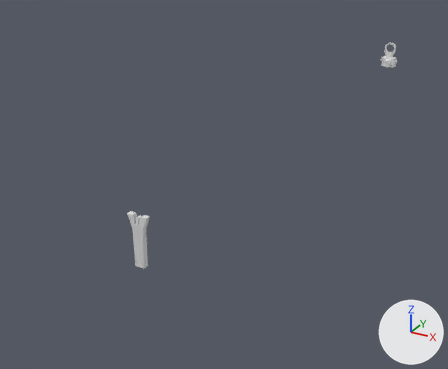
An edit to the FBX model Assets/6v6Shooter/Meshes/Weapons/Primary Weapons/SR/[Sniper rifle] DSR - 50/Sight - Default (DSR - 50).fbx, drawn before and after from the same camera.
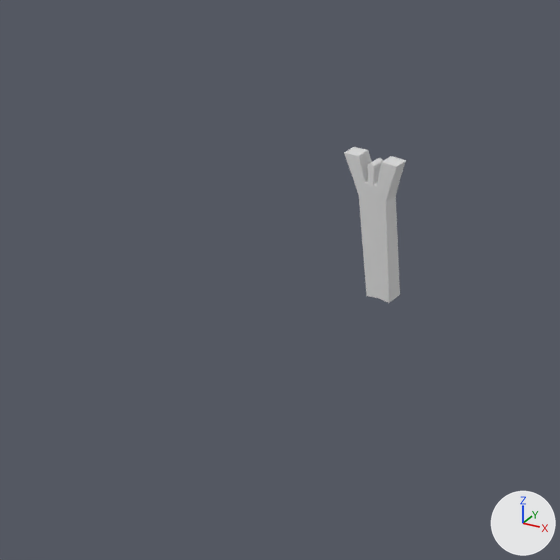
Each version is shown whole from a 50 mm camera at (0.212, -0.718, 0.194) aimed at (-0.048, -0.245, -0.043), then close up on the part from 0% to 46% of the width and 43% to 99% of the height. Arrows for +X, +Y and +Z are at lower right; the lights stay in place. Where no turn or scale is listed for an object, it has been applied to the vertices.

The older version as bpy lines, for what is in view:
```python
me_sight___default__dsr___50 = bpy.data.meshes.new('Sight - Default (DSR - 50)')
me_sight___default__dsr___50.from_pydata(...)  # 251 vertices, 247 faces; spans x -0.012..0.012, y -0.445..0.143, z -0.014..0.03
me_sight___default__dsr___50.materials.append(mat_m_scar)  # its picture is missing
ob_sight___default__dsr___50 = bpy.data.objects.new('Sight - Default (DSR - 50)', me_sight___default__dsr___50)
ob_sight___default__dsr___50.location = (0.0, 0.0, 0.0)
```
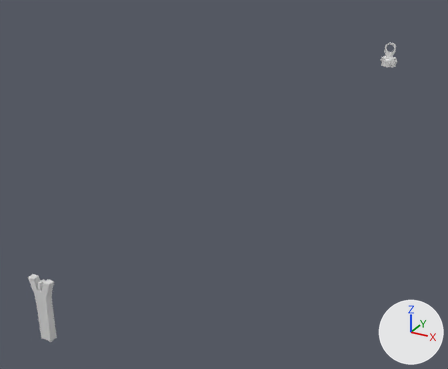
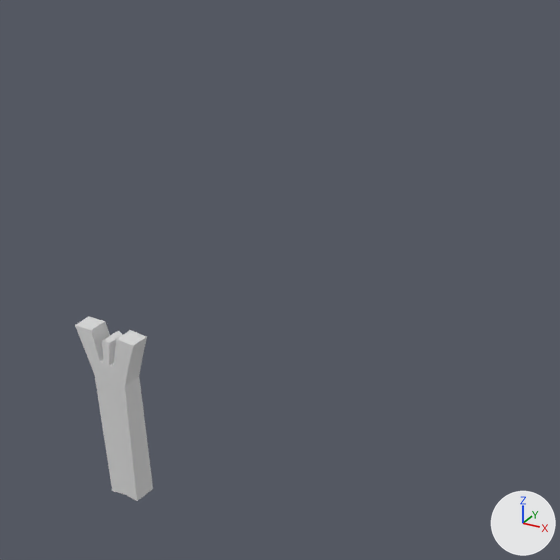
The newer file is also turned or shifted as a whole; pictures and numbers use the older file's frame.

Changed parts and their boxes [x1, y1, x2, y2] in the close-ups (560 x 560 px):
'Sight - Default (DSR - 50)', reshaped
    before: [344, 147, 406, 303]
    after: [75, 316, 153, 501]

Diff of the bpy script that builds the scene:
```diff
--- a/Assets/6v6Shooter/Meshes/Weapons/Primary Weapons/SR/[Sniper rifle] DSR - 50/Sight - Default (DSR - 50).fbx.py
+++ b/Assets/6v6Shooter/Meshes/Weapons/Primary Weapons/SR/[Sniper rifle] DSR - 50/Sight - Default (DSR - 50).fbx.py
@@ me_sight___default__dsr___50 @@
 me_sight___default__dsr___50.from_pydata(...)  # 251 vertices, 247 faces; spans x -0.012..0.012, y -0.445..0.143, z -0.014..0.03
 # used by ob_sight___default__dsr___50; location = (0.0, 0.0, 0.0)
+# me_sight___default__dsr___50 part 1: the loose piece of 40 vertices spanning x -0.007..0.007, y -0.445..-0.44, z -0.014..0.023 is moved by (0.0, -0.084, 0.0)
 me_sight___default__dsr___50.materials.append(mat_m_scar)
```
